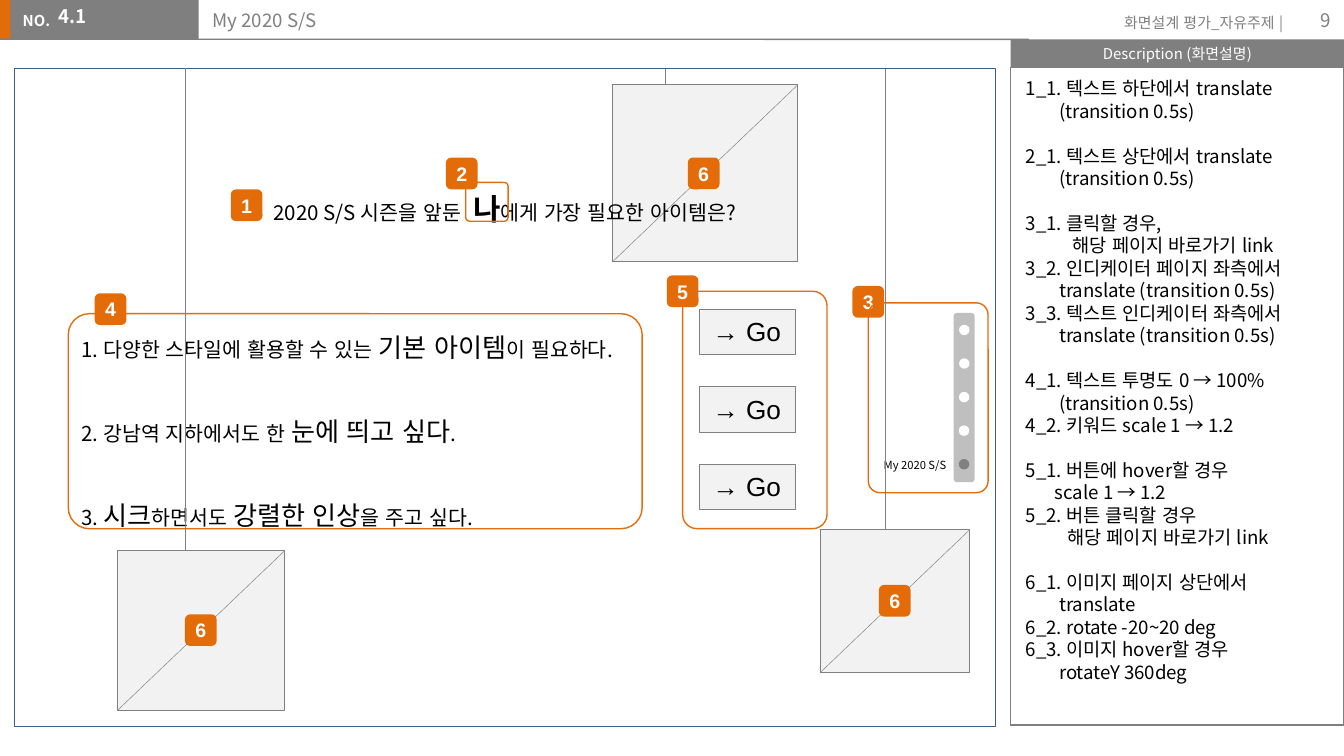
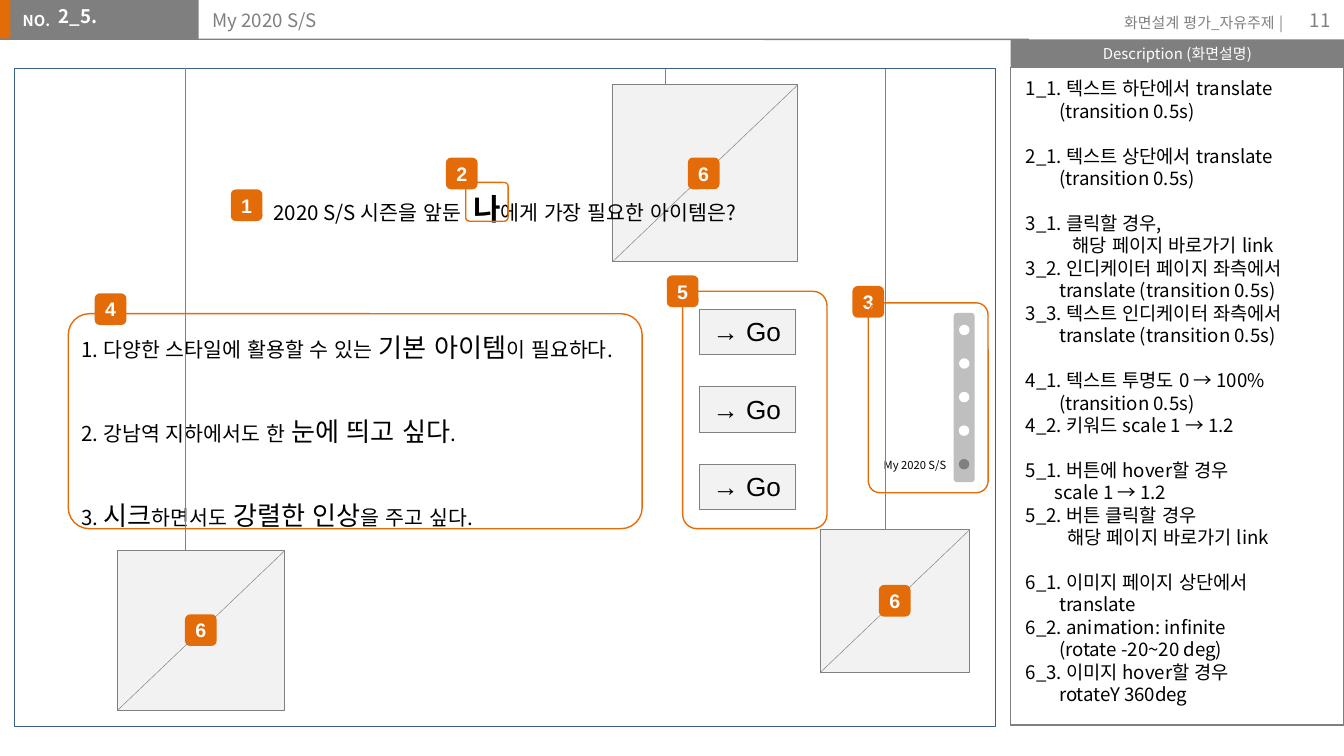
Before and after one commit to chaemilee9012/TIL2020, a slide deck: slide 11 of assignment/storyboard/이채미.pptx (slide 9 before the commit). Drawn at 1344x756 pixels with LibreOffice and Linux fonts; fonts in the diff are those of the drawing. Boxes give left, top, right and bottom in pixels: in the first picture for what was removed or moved away, otherwise in the second. Text is boxed around its words. In the diff, an @@ line names an element or a change of style, - is before the commit and + after.

```diff
--- a/assignment/storyboard/이채미.pptx
+++ b/assignment/storyboard/이채미.pptx
@@ text at (x1=59, y1=9, x2=98, y2=26): text changed @@
-4.1
+2_5.
@@ page number at (x1=1310, y1=13, x2=1331, y2=27): text changed @@
-9
+11
@@ text at (x1=1026, y1=619, x2=1226, y2=661): text changed @@
-6_2. rotate -20~20 deg
+6_2. animation: infinite
+(rotate -20~20 deg)
```
Also in this commit, not shown: 7 other slides changed, 6 slides added, 5 other files.
